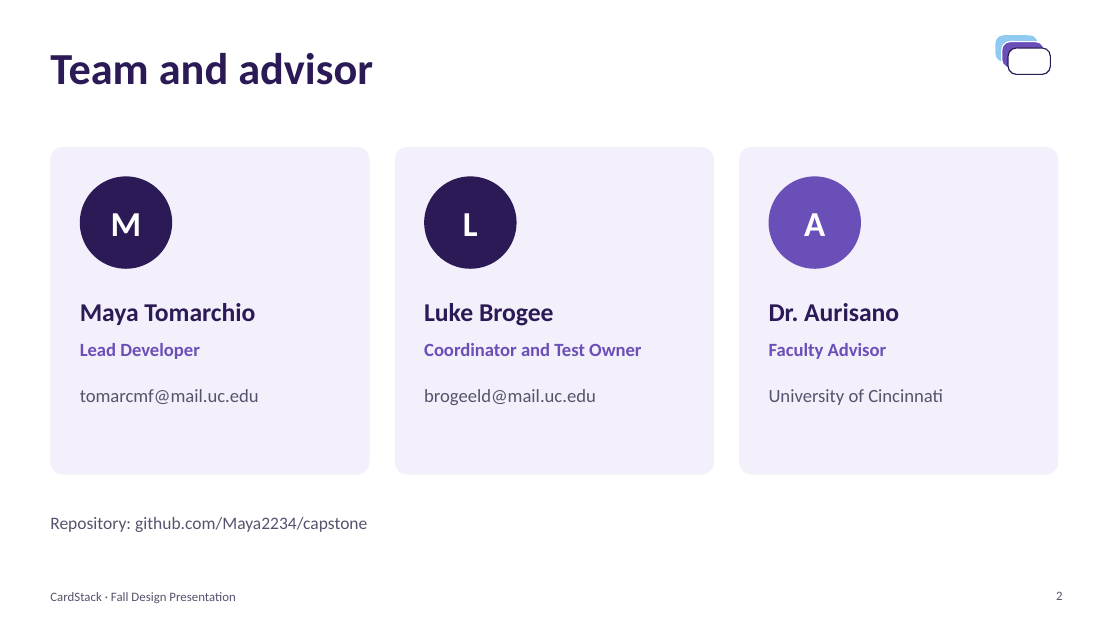
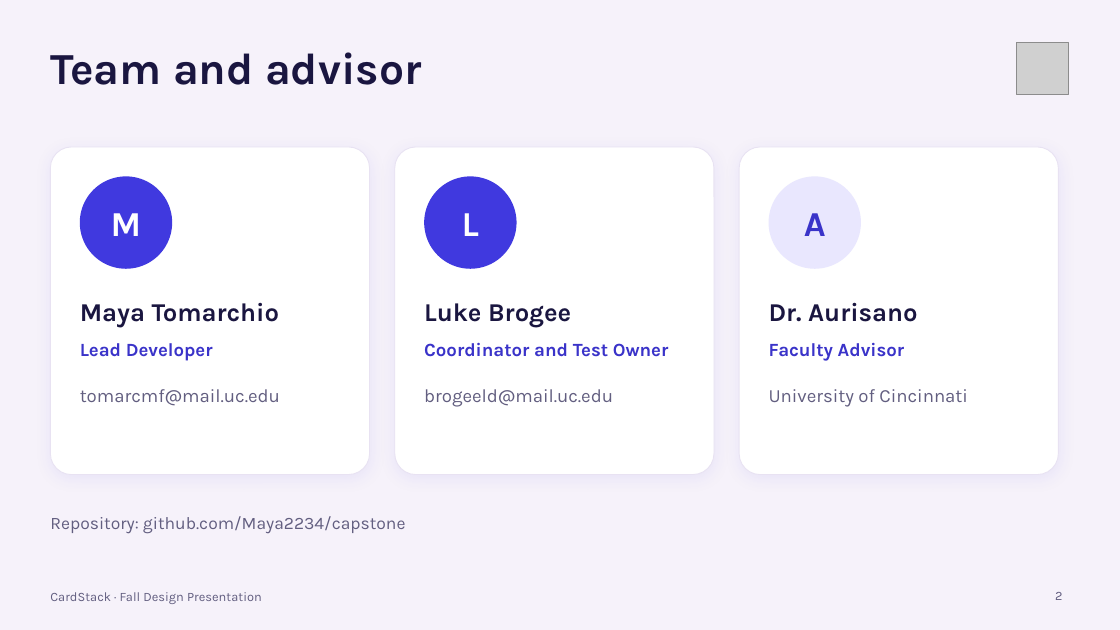
Before and after one commit to Maya2234/capstone, a slide deck: slide 2 of Presentation/CardStack_Design_Presentation_Draft.pptx. Drawn at 1120x630 pixels with LibreOffice and Linux fonts; fonts in the diff are those of the drawing; grey boxes stand for pictures. Boxes give left, top, right and bottom in pixels: in the first picture for what was removed or moved away, otherwise in the second. Text is boxed around its words. In the diff, an @@ line names an element or a change of style, - is before the commit and + after.

```diff
--- a/Presentation/CardStack_Design_Presentation_Draft.pptx
+++ b/Presentation/CardStack_Design_Presentation_Draft.pptx
@@ background #FFFFFF to #F6F2FA @@
@@ rounded rectangle removed at bbox=[996, 35, 1038, 62] @@
@@ rounded rectangle removed at bbox=[1002, 42, 1044, 69] @@
@@ rounded rectangle removed at bbox=[1008, 48, 1050, 75] @@
@@ picture added at bbox=[1017, 42, 1069, 94] @@
@@ fill #F3F0FB to #FFFFFF; outline none to #E8E2F2 0.75 pt; shadow on; proportions changed in 3 elements at bbox=[50, 147, 370, 475], bbox=[395, 147, 714, 475], bbox=[739, 147, 1059, 475] @@
@@ text "M" at bbox=[111, 213, 142, 236]: font Calibri to Karla @@
@@ ellipse at bbox=[80, 176, 172, 269]: fill #2B1A55 to #4039DF @@
@@ text "L" at bbox=[462, 213, 479, 236]: font Calibri to Karla @@
@@ ellipse at bbox=[424, 176, 517, 269]: fill #2B1A55 to #4039DF @@
@@ text "A" at bbox=[804, 213, 826, 236]: font Calibri to Karla, text colour #FFFFFF to #3A33C9 @@
@@ ellipse at bbox=[769, 176, 861, 269]: fill #6B4FB8 to #E9E7FE @@
@@ font Calibri to Karla, text colour #2B1A55 to #1A1640 in 4 elements at bbox=[50, 52, 422, 85], bbox=[80, 303, 280, 327], bbox=[424, 303, 571, 327], bbox=[769, 302, 918, 322] @@
@@ font Calibri to Karla, text colour #6B4FB8 to #3A33C9 in 3 elements at bbox=[80, 343, 213, 361], bbox=[424, 343, 669, 357], bbox=[769, 343, 904, 361] @@
@@ font Calibri to Karla, text colour #57536E to #625E80 in 6 elements at bbox=[1055, 592, 1062, 600], bbox=[50, 592, 262, 604], bbox=[80, 389, 280, 406], bbox=[424, 389, 613, 407], bbox=[769, 389, 968, 407], bbox=[50, 516, 406, 534] @@
```
Also in this commit, not shown: 15 other slides changed, 1 other file.
